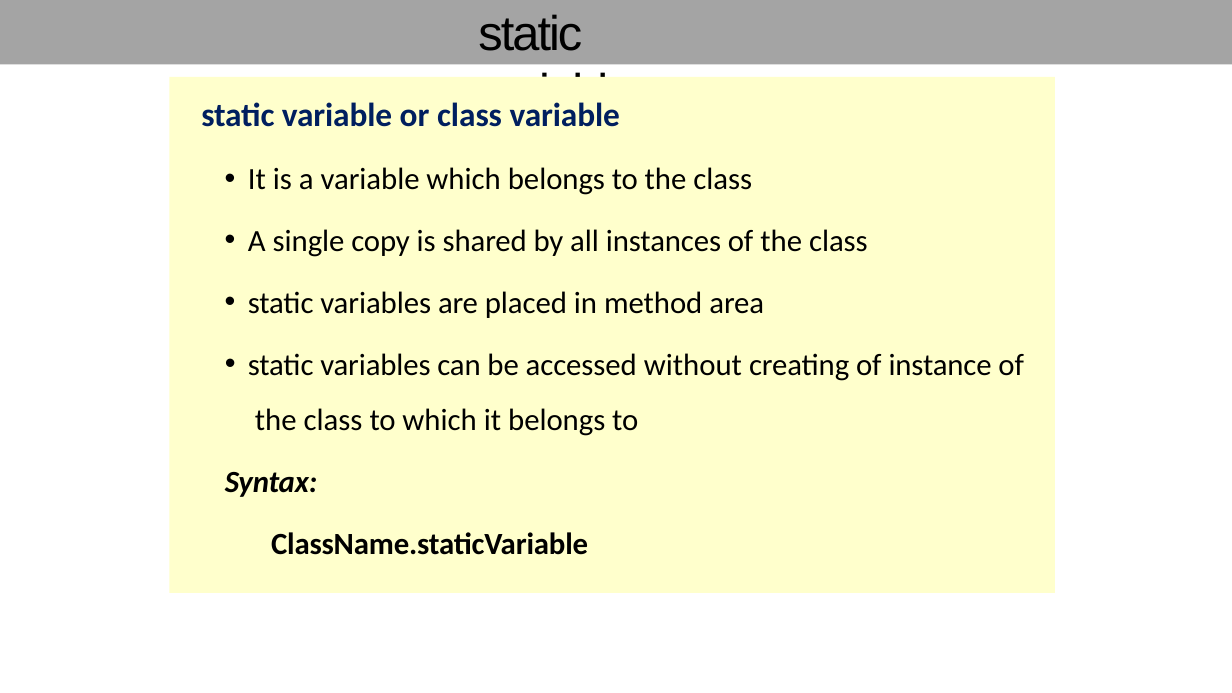
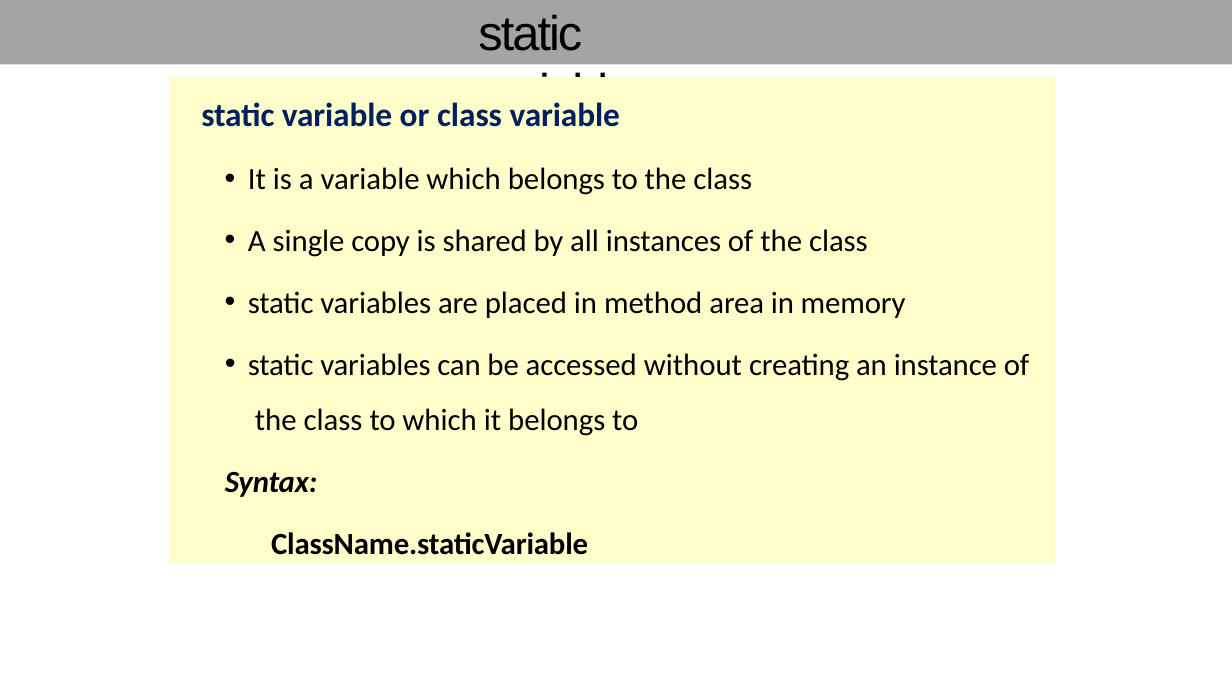
Before and after one commit to Rgutierrez0501/classworkwvustan, a slide deck: slide 13 of core java/Java Fundamentals 2.pptx. Drawn at 1232x693 pixels with LibreOffice and Linux fonts; fonts in the diff are those of the drawing. Boxes give left, top, right and bottom in pixels: in the first picture for what was removed or moved away, otherwise in the second. Text is boxed around its words. In the diff, an @@ line names an element or a change of style, - is before the commit and + after.

Commit message:
Updated the class exercise

```diff
--- a/core java/Java Fundamentals 2.pptx
+++ b/core java/Java Fundamentals 2.pptx
@@ rectangle "static variable or class variable": place and size @@
-rectangle "static variable or class variable" at <box>169,77,1055,592</box>
+rectangle "static variable or class variable" at <box>169,77,1055,563</box>
@@ text in rectangle at <box>248,291,1030,436</box>: text changed @@
-• static variables are placed in method area
-• static variables can be accessed without creating of instance of the class to which it belongs to
+• static variables are placed in method area in memory
+• static variables can be accessed without creating an instance of the class to which it belongs to
```
Also in this commit, not shown: 2 other slides changed, 37 other files.
